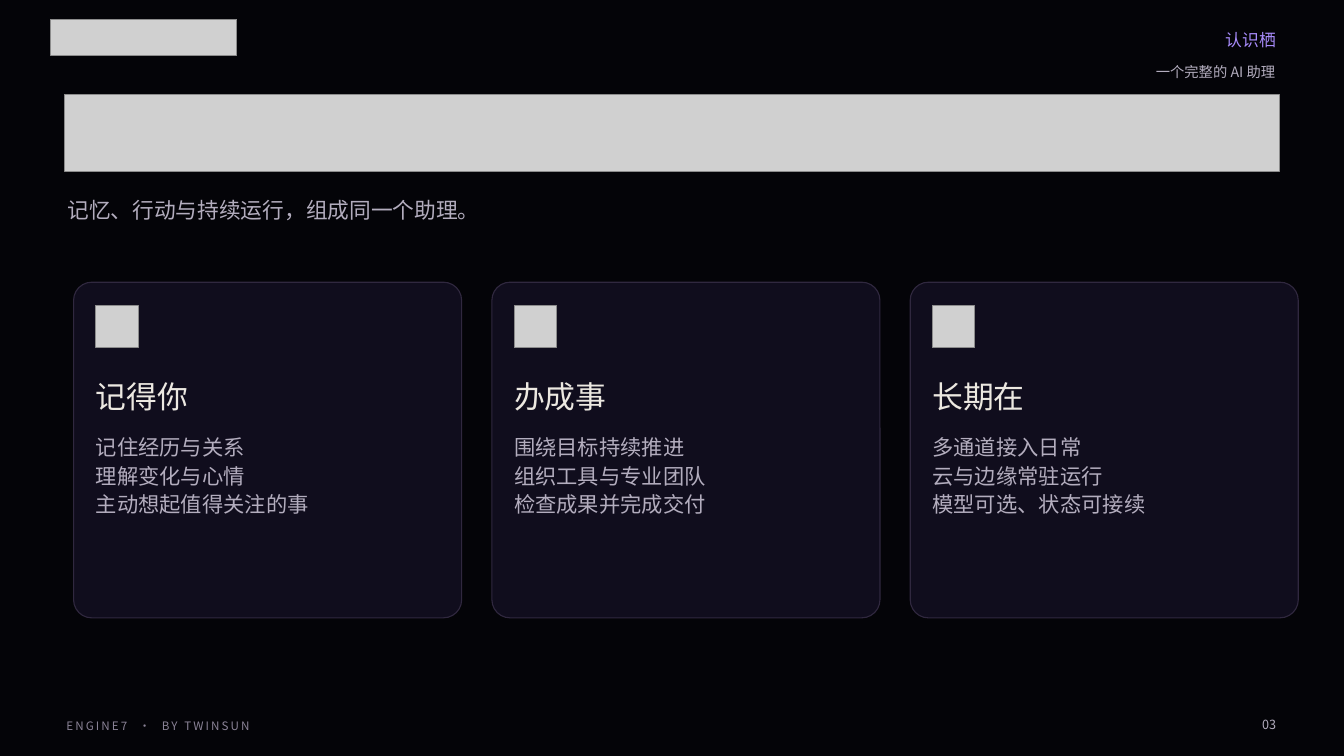
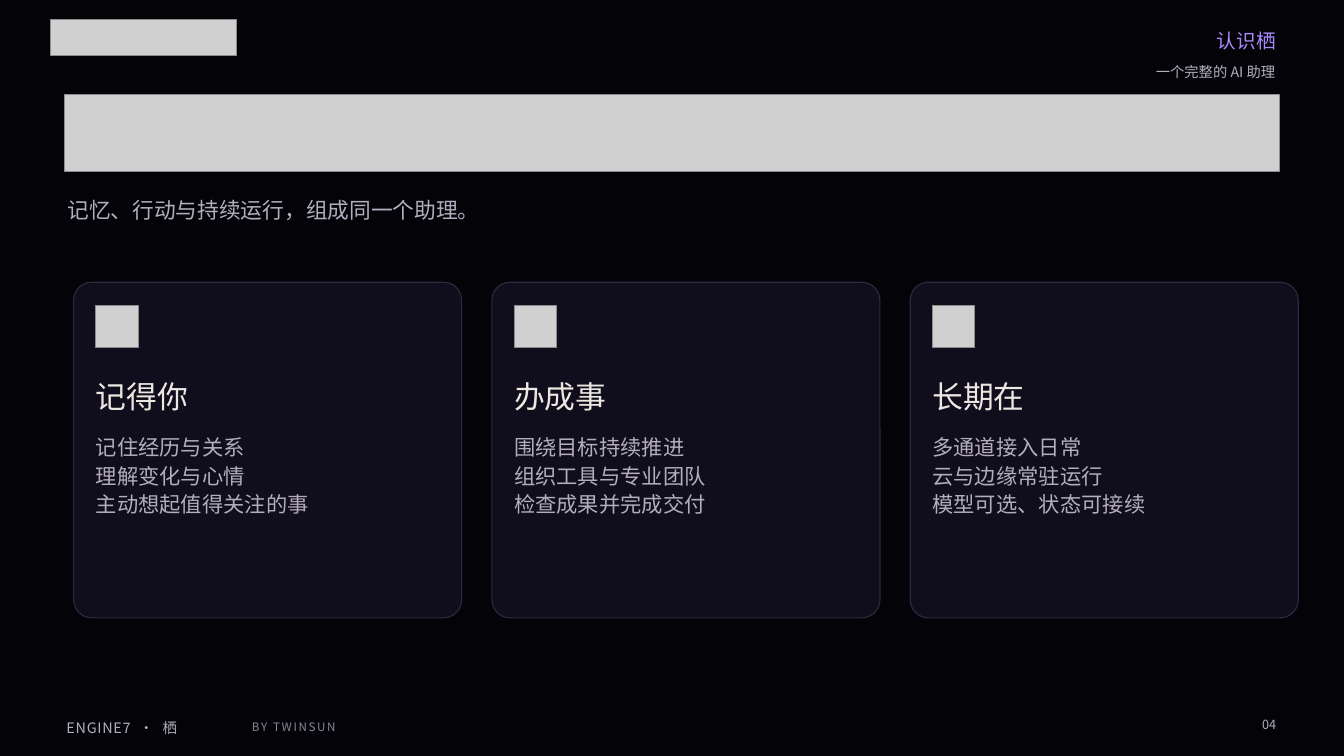
Before and after one commit to ruiyangruiyi/engine7-docs, a slide deck: slide 4 of materials/engine7-product-introduction.pptx (slide 3 before the commit). Drawn at 1344x756 pixels with LibreOffice and Linux fonts; fonts in the diff are those of the drawing; grey boxes stand for pictures; background and template pictures are left out. Boxes give left, top, right and bottom in pixels: in the first picture for what was removed or moved away, otherwise in the second. Text is boxed around its words. In the diff, an @@ line names an element or a change of style, - is before the commit and + after.

```diff
--- a/materials/engine7-product-introduction.pptx
+++ b/materials/engine7-product-introduction.pptx
@@ text "认识栖" at bbox=[1217, 31, 1276, 50]: size 12 to 14 pt @@
@@ text at bbox=[1262, 719, 1276, 729]: text changed @@
-03
+04
@@ text added at bbox=[66, 721, 177, 734], 10.3 pt, text #B3ADBE @@
+ENGINE7 · 栖
@@ text at bbox=[252, 722, 336, 731]: text changed @@
-ENGINE7 · BY TWINSUN
+BY TWINSUN
```
Also in this commit, not shown: 40 other slides changed, 3 slides added, 8 other files.
